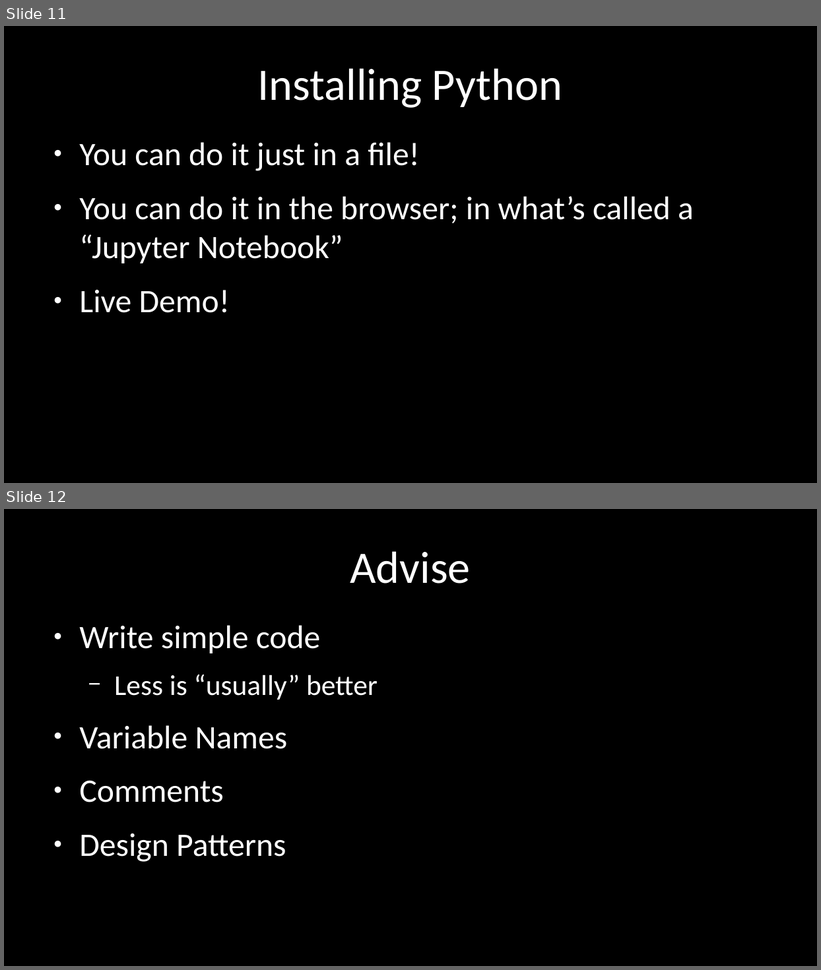
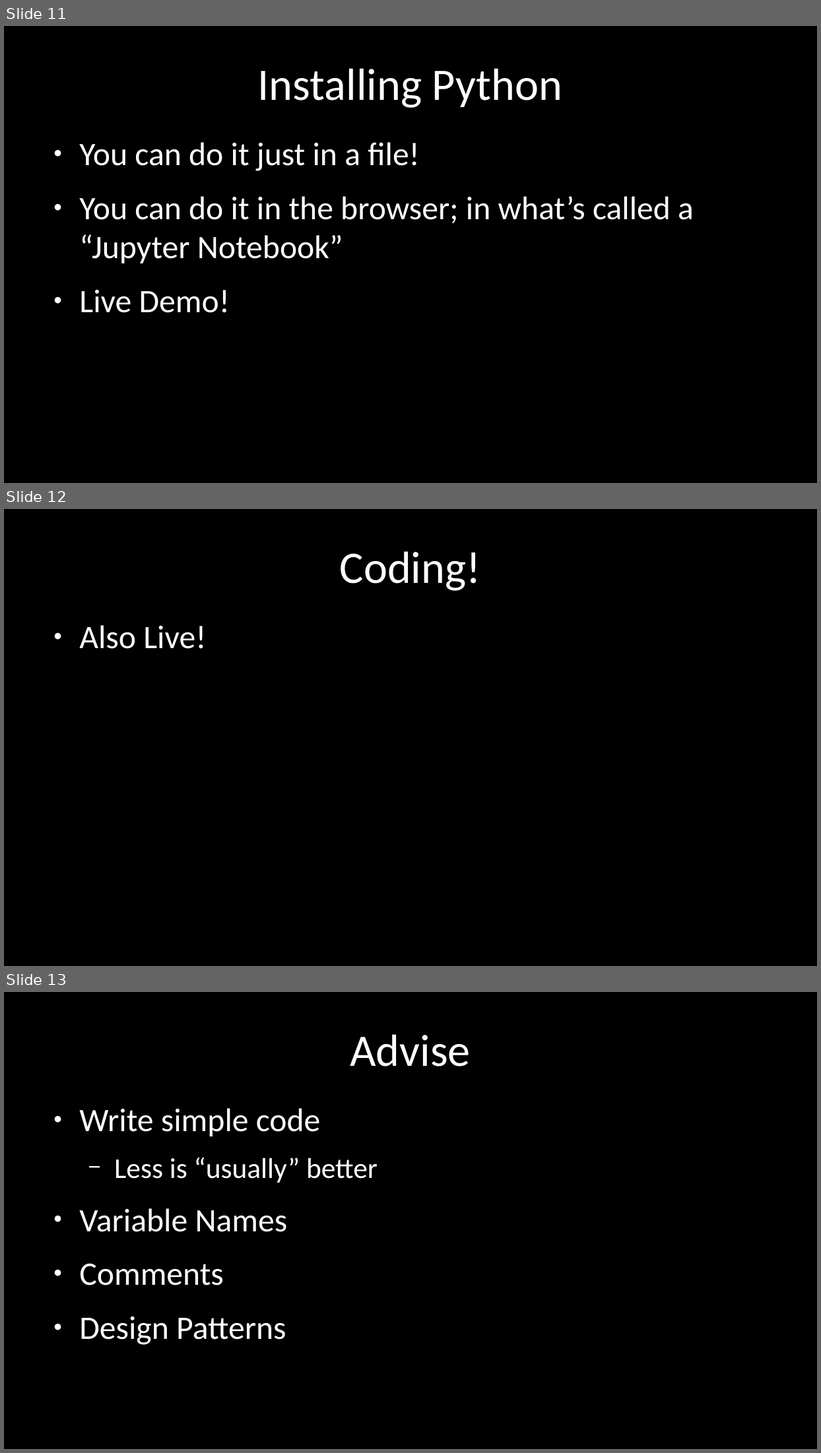
Before and after one commit to saedx1/talks, a slide deck: 02_python_intro/slides.odp. Shown one above the other, each under a label of ours: slides 11 and 12 before the commit, slides 11, 12 and 13 after it. The pictures are 821x970 and 821x1453 pixels, drawn with LibreOffice and Linux fonts; fonts in the diff are those of the drawing. Boxes give left, top, right and bottom in pixels: in the first picture for what was removed or moved away, otherwise in the second. Text is boxed around its words. In the diff, an @@ line names an element or a change of style, - is before the commit and + after.

```diff
--- a/02_python_intro/slides.odp
+++ b/02_python_intro/slides.odp
@@ slide 12 added at [4, 509, 817, 966], background #000000 @@
@@ title added at [340, 551, 481, 591], 44 pt, text #FFFFFF @@
+Coding!
@@ text added at [79, 625, 206, 649], 32 pt, text #FFFFFF @@
+● Also Live!
@@ what was slide 12 is now slide 13 @@
```
Also in this commit, not shown: 2 slides changed, 5 other files.
